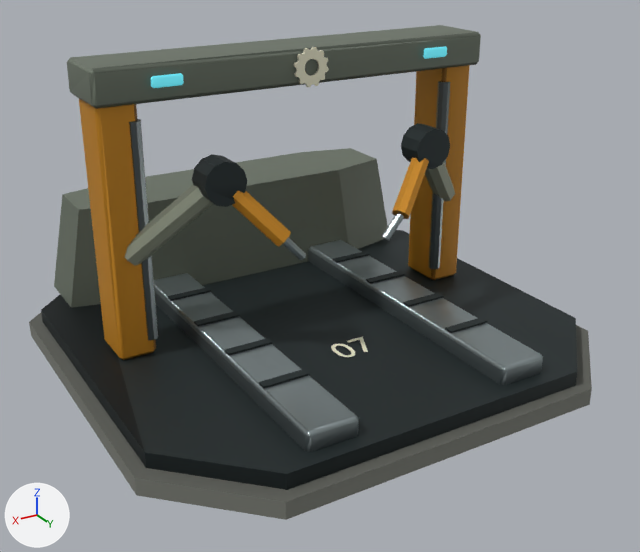
What one commit did to the glTF model assets/models/bastion/structures-v2/RepairDepot.glb.
Before and after are seen from a camera (50 mm lens) standing at (4.58, 7.95, 4.74) and looking at (0.02, 0.35, 0.94). The axes (+X, +Y, +Z) are drawn at lower left. The lights are the same throughout. The picture after the commit comes second. Where no turn or scale is listed for an object, it has been applied to the vertices. Vertices at exactly the same position are counted once.

The older version as bpy lines, for what is in view:
```python
ob_export_repairdepot_footing = bpy.data.objects.new('export_RepairDepot_Footing', me_footing_015)
ob_export_repairdepot_footing.location = (0.0, 0.0, 0.0)
ob_export_repairdepot_serviceboom = bpy.data.objects.new('export_RepairDepot_ServiceBoom', me_cylinder_224)
ob_export_repairdepot_serviceboom.location = (-1.6, 0.23, 1.85)
ob_export_repairdepot_serviceboom_001 = bpy.data.objects.new('export_RepairDepot_ServiceBoom.001', me_cylinder_229)
ob_export_repairdepot_serviceboom_001.location = (1.6, 0.23, 1.85)
```
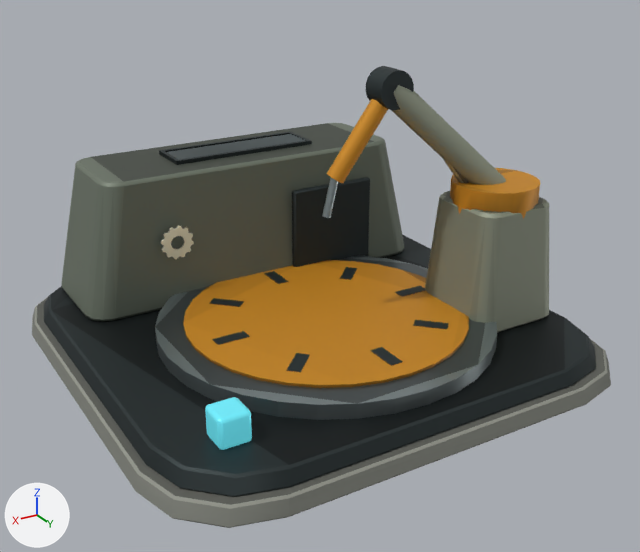
Location of each change, (x1, y1, x2, y2) in pixels of the pictures (640 x 552 px; the box of a moved part takes in the faces that stretch with it):
'export_RepairDepot_Footing', reshaped (18% shorter)
    before: (29, 25, 592, 520)
    after: (32, 123, 611, 528)
'export_RepairDepot_CraneTurret', added
    after: (322, 66, 540, 219)
    faces in mat_teamcolor_bastion: (327, 99, 540, 219)
    faces in mat_bastion_castarmor: (391, 85, 506, 185)
    faces in mat_bastion_innersteel: (366, 66, 414, 110)
    faces in mat_bastion_machinedsteel: (322, 159, 469, 218)
'export_RepairDepot_ServiceBoom.001', deleted
    before: (125, 154, 306, 265)
    faces in mat_bastion_castarmor: (125, 185, 213, 265)
    faces in mat_bastion_innersteel: (192, 154, 247, 207)
    faces in mat_teamcolor_bastion: (232, 191, 291, 247)
    faces in mat_bastion_machinedsteel: (283, 237, 306, 260)
'export_RepairDepot_ServiceBoom', deleted
    before: (382, 123, 455, 241)
    faces in mat_bastion_innersteel: (401, 123, 450, 169)
    faces in mat_teamcolor_bastion: (392, 157, 429, 219)
    faces in mat_bastion_castarmor: (425, 162, 455, 202)
    faces in mat_bastion_machinedsteel: (382, 213, 404, 241)
part 1 of me_footing_015, added
    after: (212, 331, 250, 345)
part 2 of me_footing_015, added
    after: (370, 347, 402, 366)
part 3 of me_footing_015, added
    after: (395, 286, 426, 297)
part 4 of me_footing_015, added
    after: (264, 271, 289, 284)
part 5 of me_footing_015, added
    after: (155, 255, 497, 420)
part 6 of me_footing_015, added (orange)
    after: (183, 260, 469, 388)
part 7 of me_footing_015, moved or reshaped
    before: (294, 47, 329, 87)
    after: (161, 226, 194, 259)
part 8 of me_footing_015, moved or reshaped (not visible afterwards)
    before: (347, 336, 368, 352)
part 9 of me_footing_015, moved or reshaped (not visible afterwards)
    before: (331, 343, 355, 357)
part 10 of me_footing_015, rebuilt (12% taller)
    before: (29, 313, 592, 520)
    after: (32, 297, 611, 528)
part 11 of me_footing_015, rebuilt
    before: (41, 230, 577, 490)
    after: (44, 234, 596, 497)
part 12 of me_footing_015, rebuilt (24% taller)
    before: (54, 148, 388, 308)
    after: (62, 123, 404, 322)
part 13 of me_footing_015, deleted
    before: (67, 25, 487, 388)
part 14 of me_footing_015, reshaped
    before: (154, 240, 543, 452)
    after: (159, 132, 549, 450)

Diff of the bpy script that builds the scene:
```diff
--- a/assets/models/bastion/structures-v2/RepairDepot.glb.py
+++ b/assets/models/bastion/structures-v2/RepairDepot.glb.py
@@ me_footing_015 @@
-me_footing_015.from_pydata(...)  # 708 vertices, 1324 faces; spans x -2.7..2.7, y -2.7..2.7, z 0.0..3.35
+me_footing_015.from_pydata(...)  # 1020 vertices, 1944 faces; spans x -2.69..2.69, y -2.69..2.69, z 0.0..1.94
+# me_footing_015 part 1: a new loose piece, a box spanning x 0.97..1.33, y 0.38..0.52, z 0.505..0.535, in mat_bastion_innersteel
+# me_footing_015 part 2: a new loose piece, a box spanning x -0.07..0.07, y 1.42..1.78, z 0.505..0.535, in mat_bastion_innersteel
+# me_footing_015 part 3: a new loose piece, a box spanning x -1.33..-0.97, y 0.38..0.52, z 0.505..0.535, in mat_bastion_innersteel
+# me_footing_015 part 4: a new loose piece, a box spanning x -0.07..0.07, y -0.88..-0.52, z 0.505..0.535, in mat_bastion_innersteel
+# me_footing_015 part 5: a new loose piece, a 32-sided cylinder along z spanning x -1.85..1.85, y -1.4..2.3, z 0.34..0.5, in mat_bastion_machinedsteel
+# me_footing_015 part 6: a new loose piece, a 32-sided cylinder along z spanning x -1.55..1.55, y -1.1..2.0, z 0.49..0.53, in mat_teamcolor_bastion
+# me_footing_015 part 7: the loose piece of 192 vertices spanning x -0.2..0.2, y 0.14..0.16, z 2.95..3.35 is moved by (1.15, -1.03, -2.0)
+# me_footing_015 part 8: the loose piece of 12 vertices spanning x -0.23..-0.02, y 0.83..1.15, z 0.35 is moved by (0.0, 1.11, 0.0)
+# me_footing_015 part 9: the loose piece of 192 vertices spanning x 0.01..0.22, y 0.83..1.15, z 0.35 is moved by (-0.01, 1.11, 0.0)
+# me_footing_015 part 10: the loose piece of 16 vertices spanning x -2.7..2.7, y -2.7..2.7, z 0.0..0.18 is rebuilt with 64 vertices and now spans x -2.69..2.69, y -2.69..2.69, z 0.0..0.18
+# me_footing_015 part 11: the loose piece of 16 vertices spanning x -2.57..2.57, y -2.57..2.57, z 0.18..0.34 is rebuilt with 64 vertices and now spans x -2.56..2.56, y -2.56..2.56, z 0.18..0.34
+# me_footing_015 part 12: the loose piece of 16 vertices spanning x -2.25..2.25, y -2.45..-1.35, z 0.34..1.49 is rebuilt with 96 vertices and now spans x -2.19..2.19, y -2.37..-0.93, z 0.34..1.89
+# me_footing_015 part 13: 17 loose pieces with 216 vertices, spanning x -2.25..2.25, y -1.55..1.55, z 0.34..3.33, are deleted
+# me_footing_015 part 14: 48 vertices removed from x -1.38..1.38, y -1.9..2.4, z 0.28..0.54; 240 vertices added at x -2.42..2.01, y -1.92..2.01, z 0.34..1.94
 me_footing_015.materials.append(mat_bastion_precast)
@@ me_footing_015 @@
 me_footing_015.materials.append(mat_bastion_optics)
+me_footing_015.materials.append(mat_bastion_castarmor)
@@ ob_export_repairdepot_serviceboom_001 @@
-ob_export_repairdepot_serviceboom_001 = bpy.data.objects.new('export_RepairDepot_ServiceBoom.001', me_cylinder_229)
@@ ob_export_repairdepot_serviceboom @@
-ob_export_repairdepot_serviceboom = bpy.data.objects.new('export_RepairDepot_ServiceBoom', me_cylinder_224)
@@ ob_export_repairdepot_craneturret @@
+ob_export_repairdepot_craneturret = bpy.data.objects.new('export_RepairDepot_CraneTurret', me_cylinder_209)  # 188 vertices, 352 faces; spans x -0.48..1.89, y -0.6..0.48, z -0.17..1.43
+ob_export_repairdepot_craneturret.location = (-1.85, 0.95, 1.72)
```
